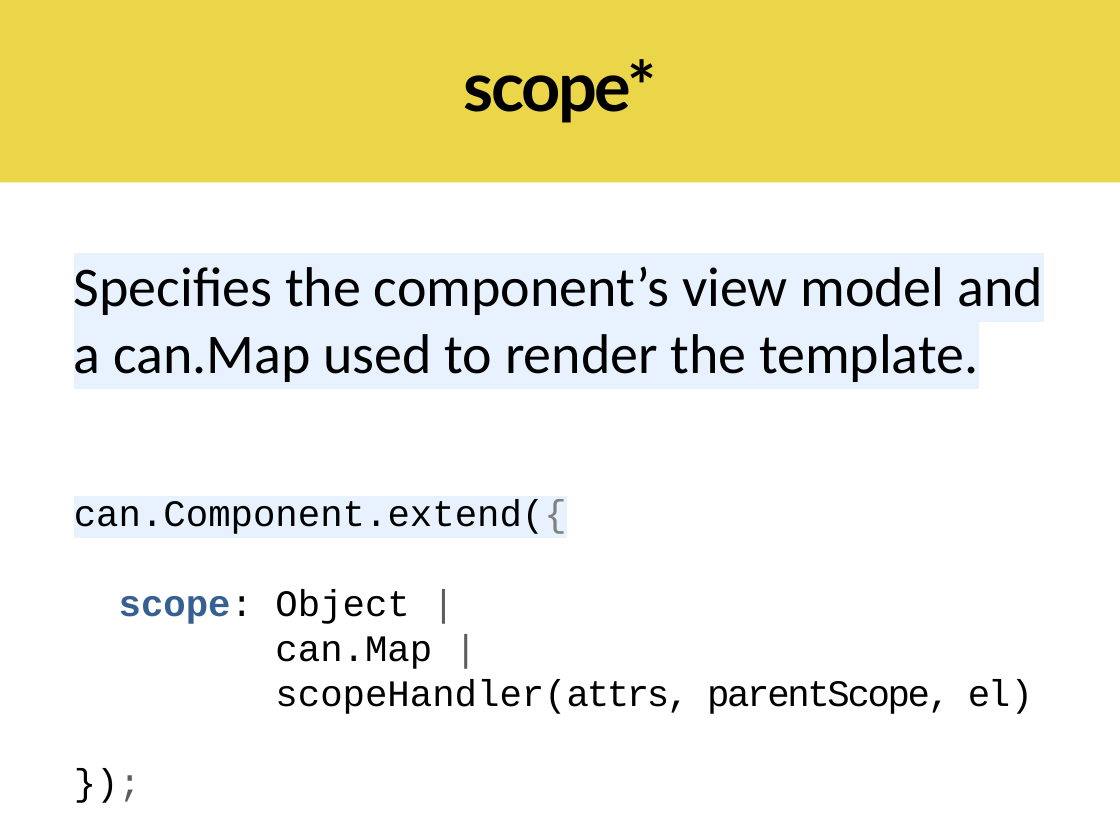
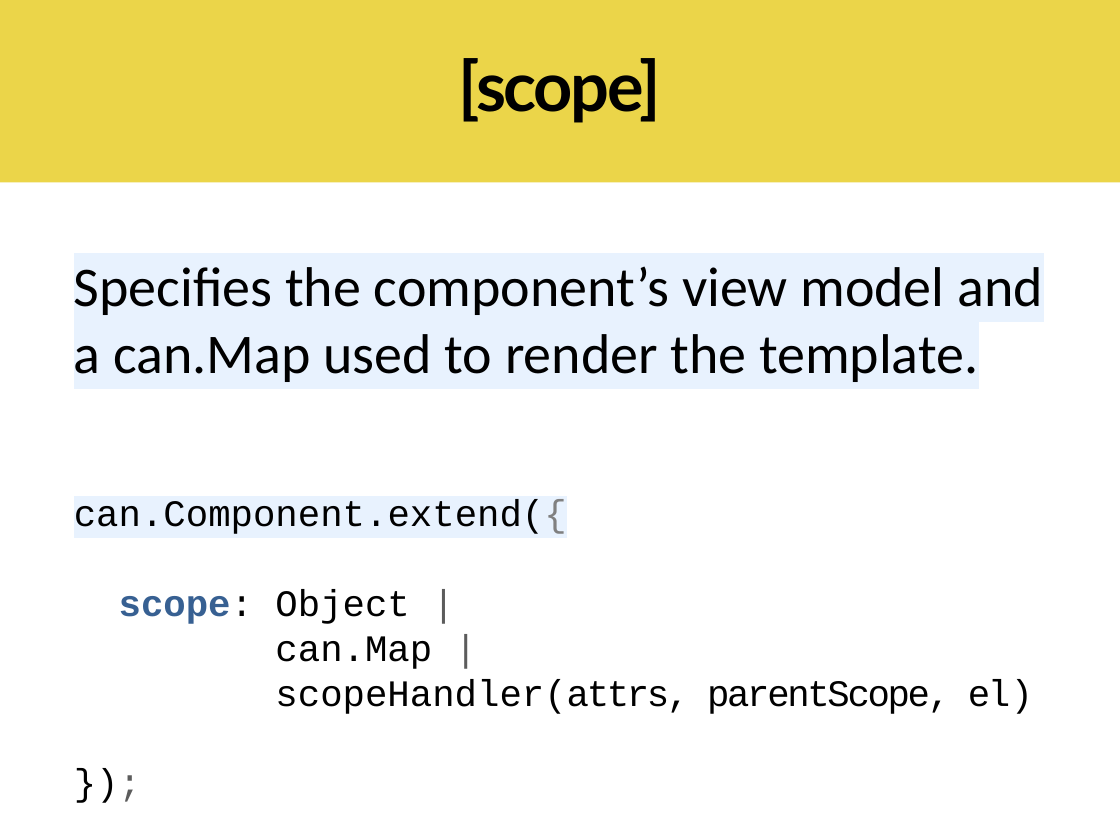
Before and after one commit to canjs/can-meetup, a slide deck: slide 23 of 6_component/canjs-component.pptx. Drawn at 1120x840 pixels with LibreOffice and Linux fonts; fonts in the diff are those of the drawing. Boxes give left, top, right and bottom in pixels: in the first picture for what was removed or moved away, otherwise in the second. Text is boxed around its words. In the diff, an @@ line names an element or a change of style, - is before the commit and + after.

```diff
--- a/6_component/canjs-component.pptx
+++ b/6_component/canjs-component.pptx
@@ text at (459,58,661,123): text changed @@
-scope*
+[scope]
```
Also in this commit, not shown: 6 other slides changed, 6 slides added, 20 slides removed, 16 other files.
